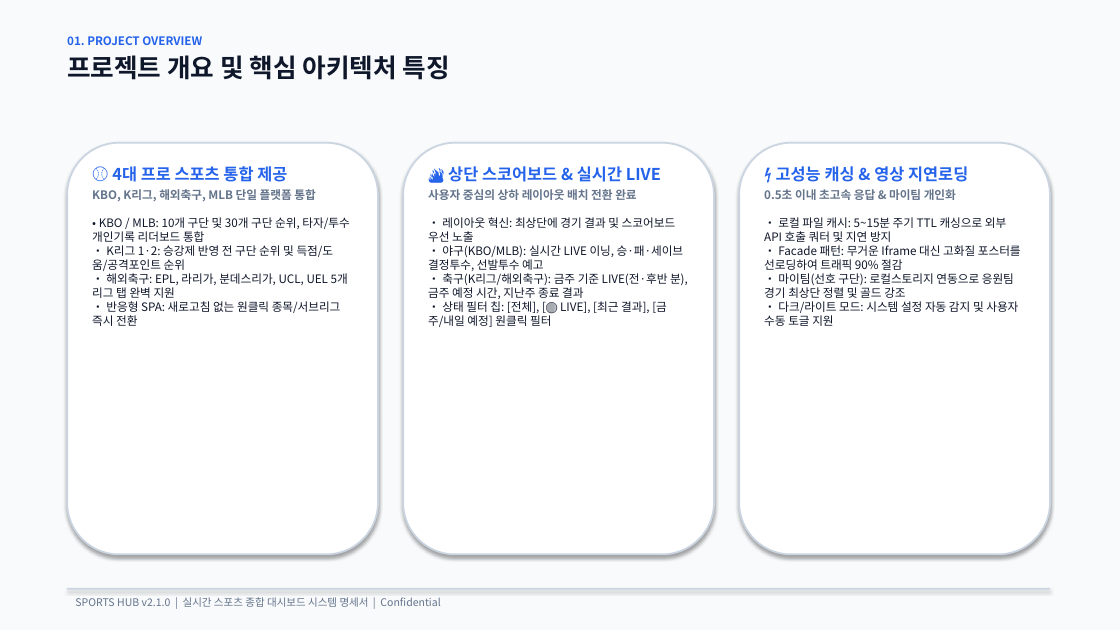
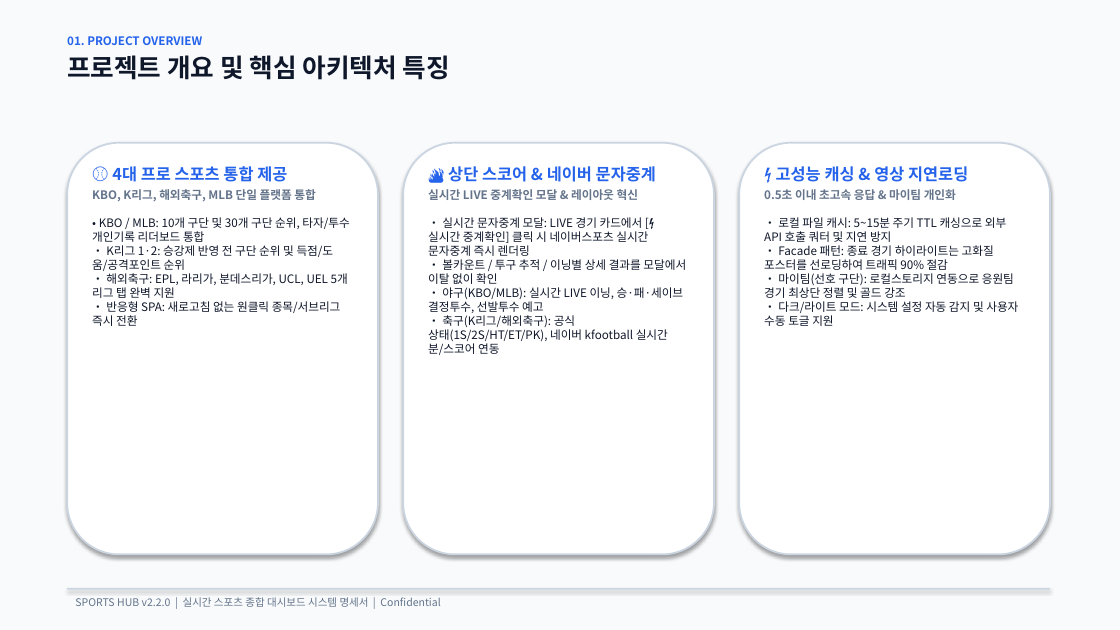
Before and after one commit to th0501park-tech/master2, a slide deck: slide 2 of SPORTS_HUB_프로젝트_설계_및_명세서.pptx. Drawn at 1120x630 pixels with LibreOffice and Linux fonts; fonts in the diff are those of the drawing. Boxes give left, top, right and bottom in pixels: in the first picture for what was removed or moved away, otherwise in the second. Text is boxed around its words. In the diff, an @@ line names an element or a change of style, - is before the commit and + after.

Commit message:
docs: 산출물 문서(명세서·Excel·PPT) 최신화 및 배포·모니터링 프로세스 흐름도 PPT 신규 추가

```diff
--- a/SPORTS_HUB_프로젝트_설계_및_명세서.pptx
+++ b/SPORTS_HUB_프로젝트_설계_및_명세서.pptx
@@ text at [428,166,686,355]: text changed @@
-🔥 상단 스코어보드 & 실시간 LIVE
-사용자 중심의 상하 레이아웃 배치 전환 완료
-• 레이아웃 혁신: 최상단에 경기 결과 및 스코어보드 우선 노출
-• 야구(KBO/MLB): 실시간 LIVE 이닝, 승·패·세이브 결정투수, 선발투수 예고
-• 축구(K리그/해외축구): 금주 기준 LIVE(전·후반 분), 금주 예정 시간, 지난주 종료 결과
-• 상태 필터 칩: [전체], [🔴 LIVE], [최근 결과], [금주/내일 예정] 원클릭 필터
+🔥 상단 스코어 & 네이버 문자중계
+실시간 LIVE 중계확인 모달 & 레이아웃 혁신
+• 실시간 문자중계 모달: LIVE 경기 카드에서 [⚡ 실시간 중계확인] 클릭 시 네이버스포츠 실시간 문자중계 즉시 렌더링
+• 볼카운트 / 투구 추적 / 이닝별 상세 결과를 모달에서 이탈 없이 확인
+• 야구(KBO/MLB): 실시간 LIVE 이닝, 승·패·세이브 결정투수, 선발투수 예고
+• 축구(K리그/해외축구): 공식 상태(1S/2S/HT/ET/PK), 네이버 kfootball 실시간 분/스코어 연동
@@ text at [764,217,1018,326]: text changed @@
-• 로컬 파일 캐시: 5~15분 주기 TTL 캐싱으로 외부 API 호출 쿼터 및 지연 방지
-• Facade 패턴: 무거운 Iframe 대신 고화질 포스터를 선로딩하여 트래픽 90% 절감
-• 마이팀(선호 구단): 로컬스토리지 연동으로 응원팀 경기 최상단 정렬 및 골드 강조
-• 다크/라이트 모드: 시스템 설정 자동 감지 및 사용자 수동 토글 지원
+• 로컬 파일 캐시: 5~15분 주기 TTL 캐싱으로 외부 API 호출 쿼터 및 지연 방지
+• Facade 패턴: 종료 경기 하이라이트는 고화질 포스터를 선로딩하여 트래픽 90% 절감
+• 마이팀(선호 구단): 로컬스토리지 연동으로 응원팀 경기 최상단 정렬 및 골드 강조
+• 다크/라이트 모드: 시스템 설정 자동 감지 및 사용자 수동 토글 지원
@@ text at [75,597,440,607]: text changed @@
-SPORTS HUB v2.1.0 | 실시간 스포츠 종합 대시보드 시스템 명세서 | Confidential
+SPORTS HUB v2.2.0 | 실시간 스포츠 종합 대시보드 시스템 명세서 | Confidential
```
Also in this commit, not shown: 7 other slides changed, 7 other files.
